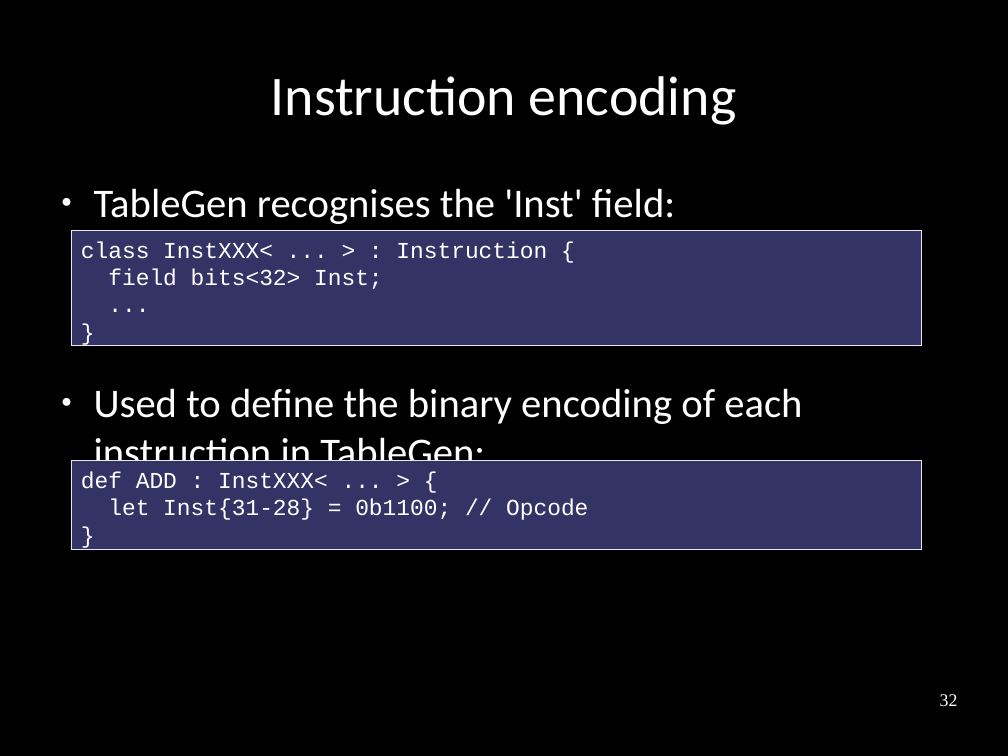
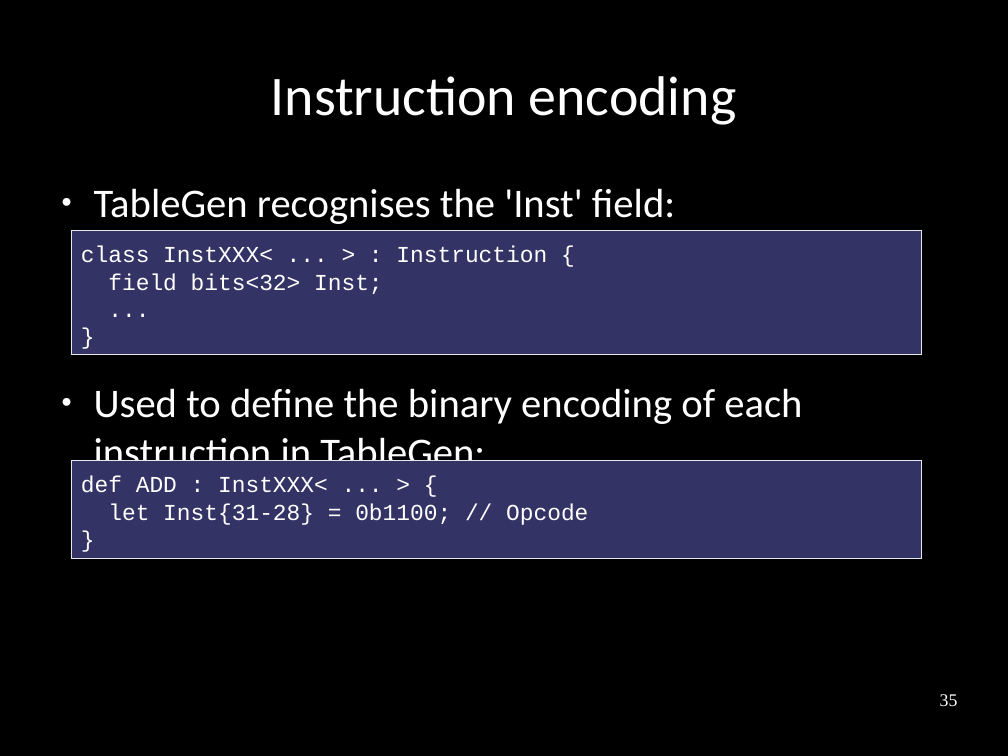
Before and after one commit to frasercrmck/llvm-leg, a slide deck: slide 35 of docs/Codeplay/Slides.odp (slide 32 before the commit). Drawn at 1008x756 pixels with LibreOffice and Linux fonts; fonts in the diff are those of the drawing. Boxes give left, top, right and bottom in pixels: in the first picture for what was removed or moved away, otherwise in the second. Text is boxed around its words. In the diff, an @@ line names an element or a change of style, - is before the commit and + after.

Commit message:
Describe simple instructions.

```diff
--- a/docs/Codeplay/Slides.odp
+++ b/docs/Codeplay/Slides.odp
@@ rectangle "class InstXXX< ... > : ...": place and size @@
-rectangle "class InstXXX< ... > : ..." at box(72, 231, 922, 346)
+rectangle "class InstXXX< ... > : ..." at box(72, 231, 922, 355)
@@ rectangle "def ADD : InstXXX< ... ...": place and size @@
-rectangle "def ADD : InstXXX< ... ..." at box(72, 461, 922, 550)
+rectangle "def ADD : InstXXX< ... ..." at box(72, 461, 922, 559)
@@ page number at box(940, 694, 958, 706): text changed @@
-32
+35
```
Also in this commit, not shown: 14 other slides changed, 4 slides added, 1 slide removed.
